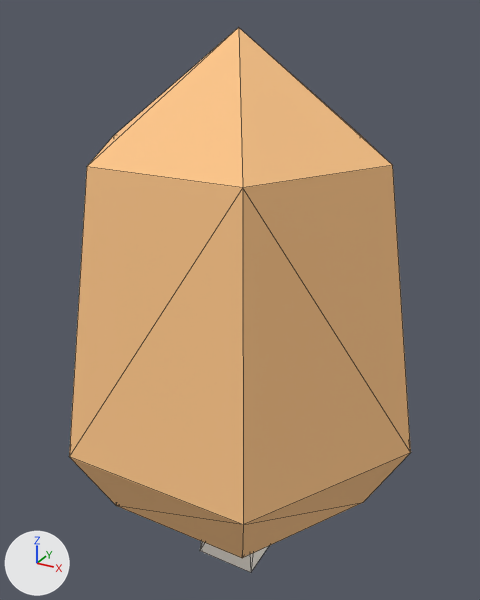
A saved change to the OBJ model DynamicLab/Assets/Nature Kit/Models/OBJ format/tree_fat_fall.obj.
One viewpoint serves both versions: a 50 mm camera at (0.599, -1.084, 1.181) aimed at (-0.009, 0.021, 0.628). Every picture has the same lights, and +X, +Y and +Z are marked at lower left. The first picture is the older version. Mesh edges are drawn as thin lines. Where no turn or scale is listed for an object, it has been applied to the vertices.

Names of what the first picture shows: 'tree_fat_fall'.
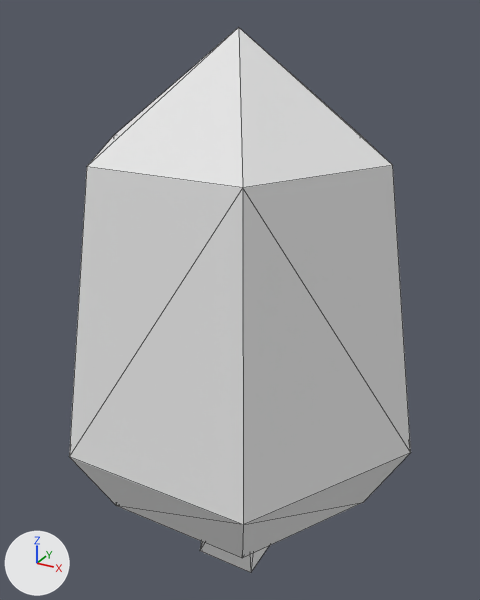
Boxes [x1, y1, x2, y2] around the edits, measured in the pictures (480 x 600 px):
'tree_fat_fall', recoloured (beige to white)
    both: [69, 27, 411, 572]

The change, as a diff of the scene's bpy script:
```diff
--- a/DynamicLab/Assets/Nature Kit/Models/OBJ format/tree_fat_fall.obj.py
+++ b/DynamicLab/Assets/Nature Kit/Models/OBJ format/tree_fat_fall.obj.py
@@ mat_leafsfall @@
 mat_leafsfall = principled_material('leafsFall')
-mat_leafsfall.base_color = (1.0, 0.573, 0.255)  # beige #ffc78a
+mat_leafsfall.base_color = (0.8, 0.8, 0.8)  # white #e7e7e7
 mat_leafsfall.roughness = 1.0
```
